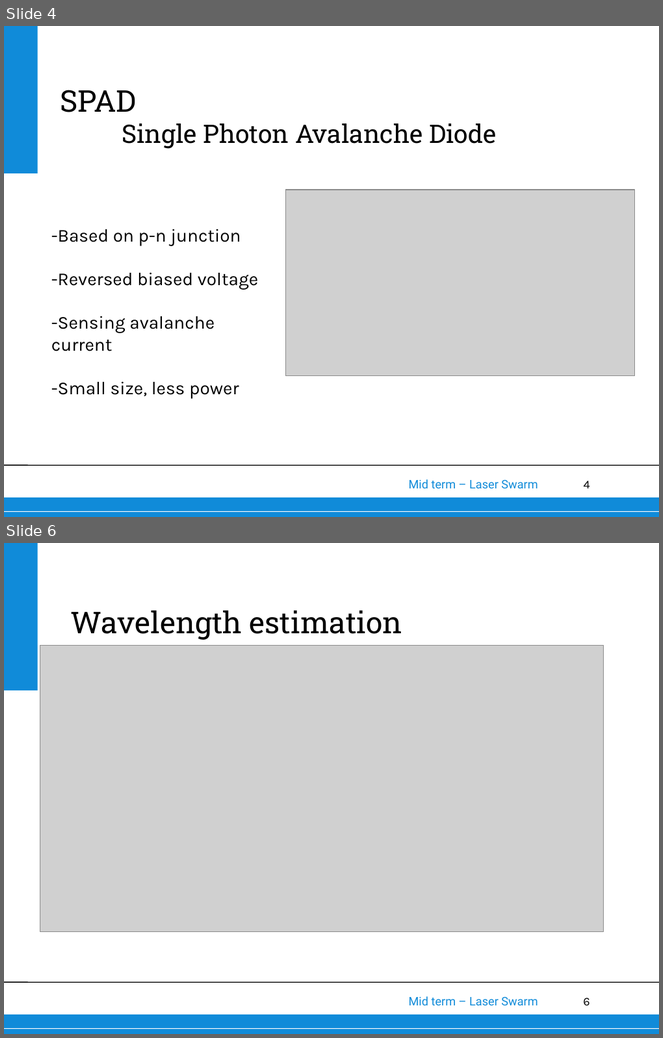
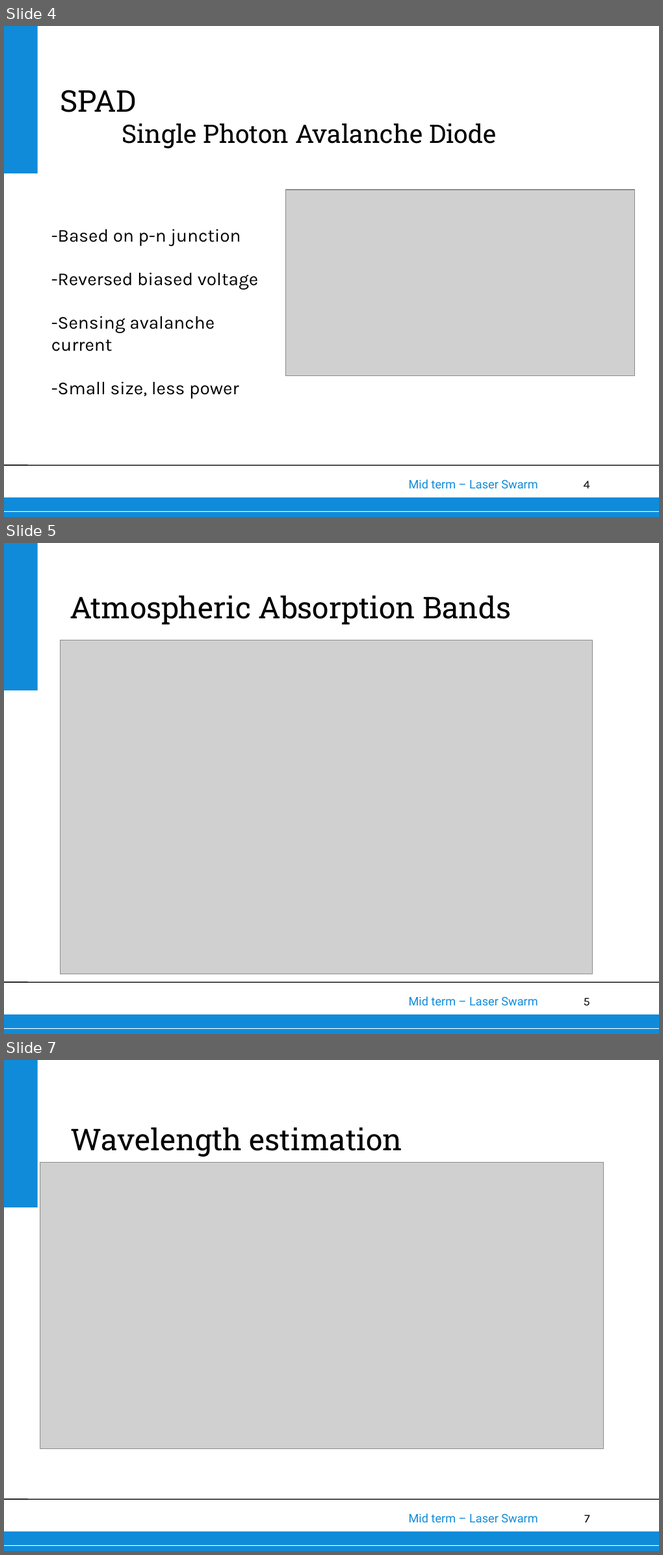
Before and after one commit to thewisenerd/laser-swarm, a slide deck: midTermPresentation/subsections/OS.ppt. Shown one above the other, each under a label of ours: slides 4 and 6 before the commit, slides 4, 5 and 7 after it; the slides between them are not shown. The pictures are 663x1038 and 663x1555 pixels, drawn with LibreOffice and Linux fonts; fonts in the diff are those of the drawing; grey boxes stand for pictures; background and template pictures are left out. Boxes give left, top, right and bottom in pixels: in the first picture for what was removed or moved away, otherwise in the second. Text is boxed around its words. In the diff, an @@ line names an element or a change of style, - is before the commit and + after.

```diff
--- a/midTermPresentation/subsections/OS.ppt
+++ b/midTermPresentation/subsections/OS.ppt
@@ slide 5 added at [4,543,659,1034], background #FFFFFF; not listed: 6 template elements that a slide beside it also shows @@
@@ title added at [70,595,511,625], 33 pt, text #000000 @@
+Atmospheric Absorption Bands
@@ picture added at [61,640,592,974] @@
@@ what was slide 6 is now slide 7 @@
@@ page number at [584,1515,590,1523]: text changed @@
-6
+7
```
Also in this commit, not shown: 2 slides changed, 6 other slides added.
